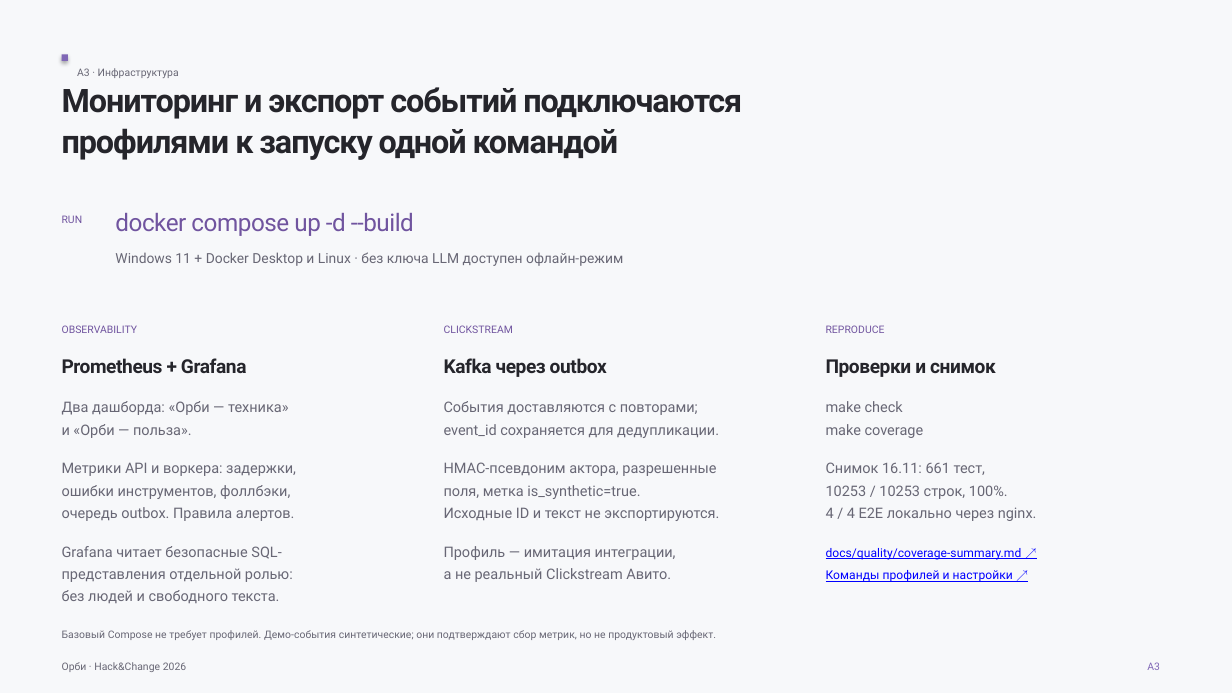
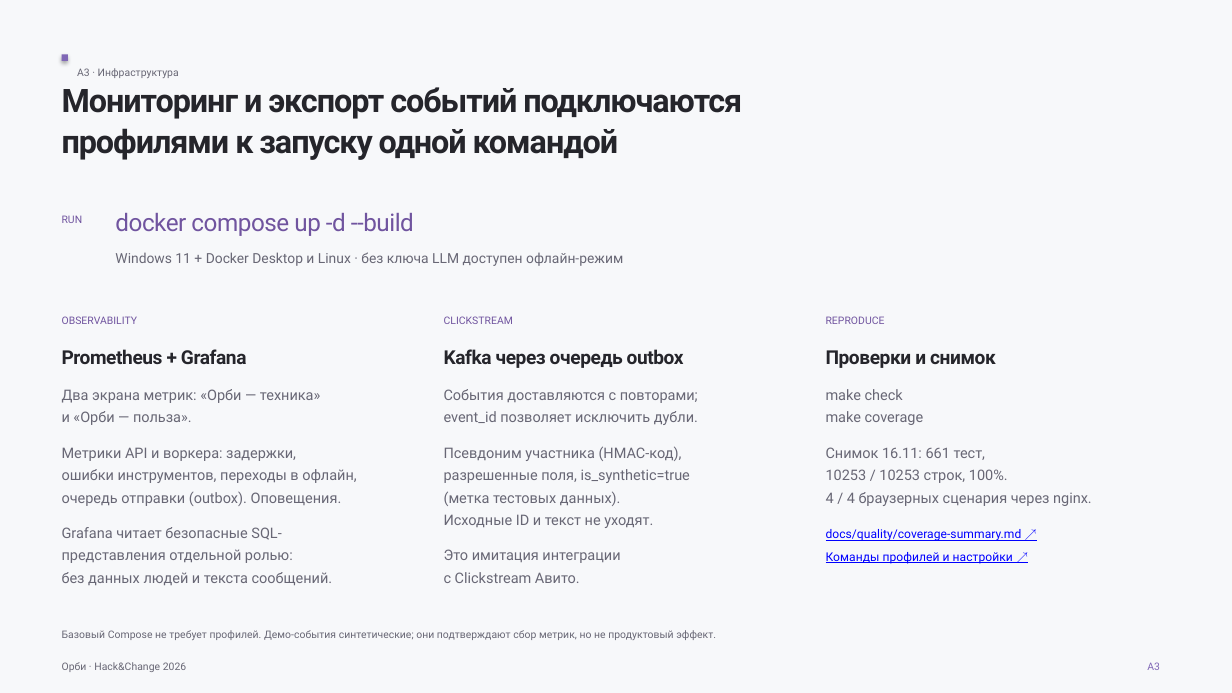
Before and after one commit to luhgeek1/avito-helpus, a slide deck: slide 16 of docs/presentation/orbi-presentation.pptx. Drawn at 1232x693 pixels with LibreOffice and Linux fonts; fonts in the diff are those of the drawing. Boxes give left, top, right and bottom in pixels: in the first picture for what was removed or moved away, otherwise in the second. Text is boxed around its words. In the diff, an @@ line names an element or a change of style, - is before the commit and + after.

```diff
--- a/docs/presentation/orbi-presentation.pptx
+++ b/docs/presentation/orbi-presentation.pptx
@@ text at bbox=[444, 349, 684, 368]: text changed @@
-Kafka через outbox
+Kafka через очередь outbox
@@ text at bbox=[62, 389, 320, 403]: text changed @@
-Два дашборда: «Орби — техника»
+Два экрана метрик: «Орби — техника»
@@ 8 texts: place and size @@
-8 texts at bbox=[62, 325, 996, 438]
+8 texts at bbox=[62, 316, 996, 425]
@@ text at bbox=[444, 411, 698, 425]: text changed @@
-event_id сохраняется для дедупликации.
+event_id позволяет исключить дубли.
@@ text "Метрики API и воркера: задержки,": place and size @@
-text "Метрики API и воркера: задержки," at bbox=[62, 462, 296, 521]
+text "Метрики API и воркера: задержки," at bbox=[62, 447, 356, 506]
@@ text at bbox=[444, 446, 690, 528]: text changed @@
-HMAC-псевдоним актора, разрешенные
-поля, метка is_synthetic=true.
-Исходные ID и текст не экспортируются.
+Псевдоним участника (HMAC-код),
+разрешенные поля, is_synthetic=true
+(метка тестовых данных).
+Исходные ID и текст не уходят.
@@ text "Снимок 16.11: 661 тест,": place and size @@
-text "Снимок 16.11: 661 тест," at bbox=[826, 462, 1037, 521]
+text "Снимок 16.11: 661 тест," at bbox=[826, 447, 1092, 506]
@@ text at bbox=[62, 469, 356, 506]: text changed @@
-ошибки инструментов, фоллбэки,
-очередь outbox. Правила алертов.
+ошибки инструментов, переходы в офлайн,
+очередь отправки (outbox). Оповещения.
@@ text at bbox=[826, 492, 1092, 506]: text changed @@
-4 / 4 E2E локально через nginx.
+4 / 4 браузерных сценария через nginx.
@@ text "Grafana читает безопасные SQL-": place and size @@
-text "Grafana читает безопасные SQL-" at bbox=[62, 546, 293, 603]
+text "Grafana читает безопасные SQL-" at bbox=[62, 527, 333, 585]
@@ text "docs/quality/coverage-summary.md ↗": place and size @@
-text "docs/quality/coverage-summary.md ↗" at bbox=[826, 548, 1022, 582]
+text "docs/quality/coverage-summary.md ↗" at bbox=[826, 529, 1022, 564]
@@ text at bbox=[444, 549, 620, 583]: text changed @@
-Профиль — имитация интеграции,
-а не реальный Clickstream Авито.
+Это имитация интеграции
+с Clickstream Авито.
@@ text at bbox=[62, 572, 333, 585]: text changed @@
-без людей и свободного текста.
+без данных людей и текста сообщений.
```
Also in this commit, not shown: 15 other slides changed, 4 other files.
